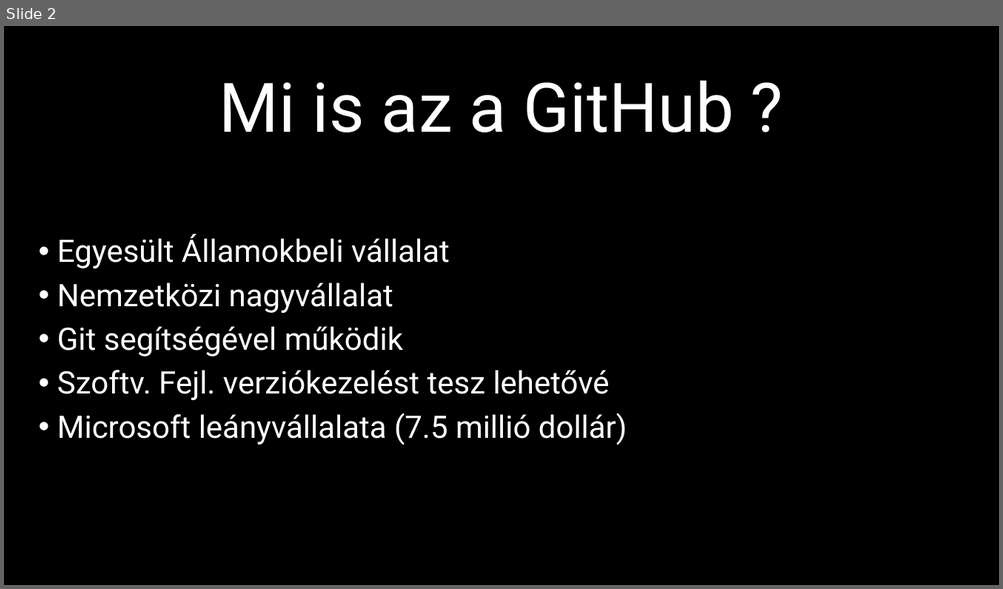
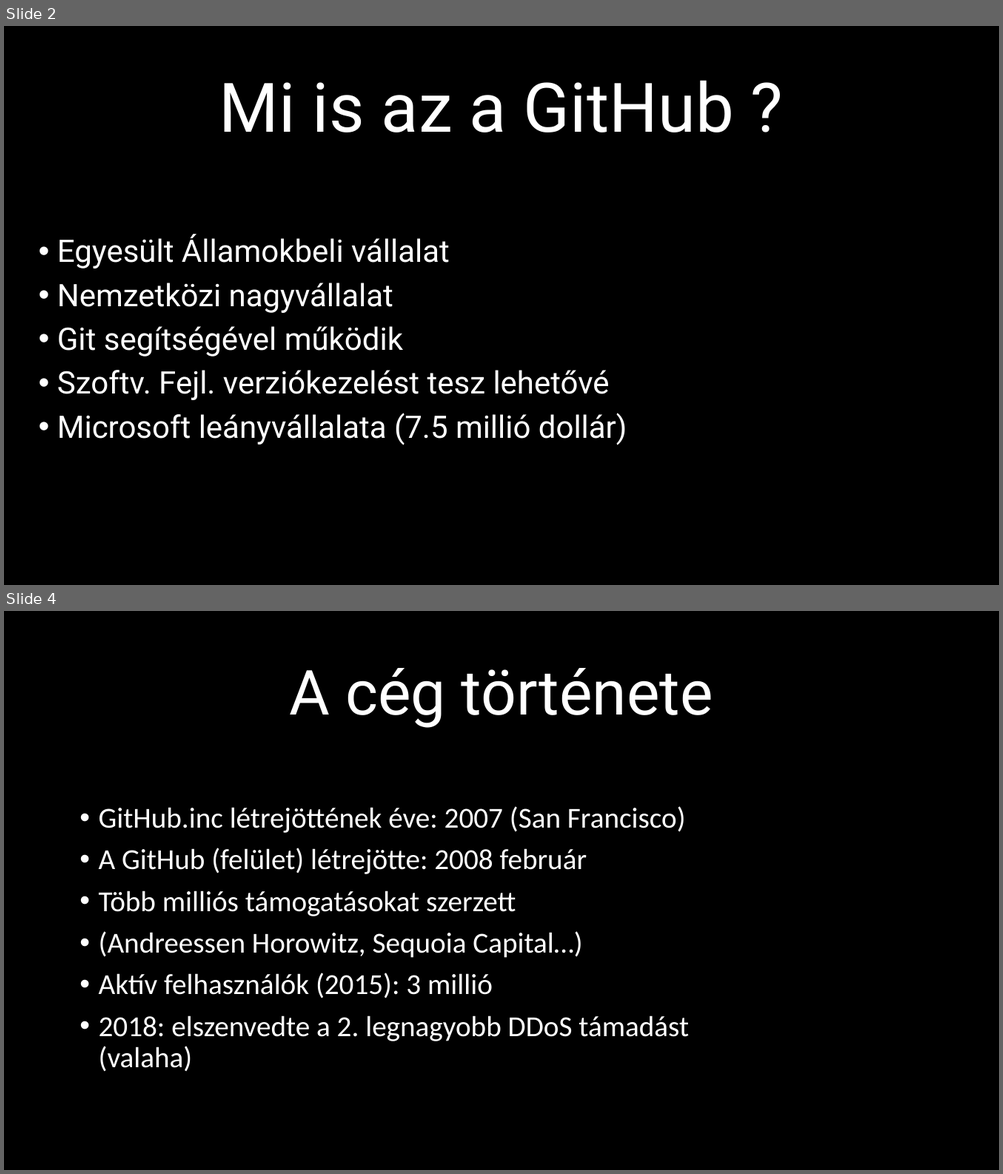
Before and after one commit to Zalan12/IKT-ppt, a slide deck: A GitHub.pptx. Shown one above the other, each under a label of ours: slide 2 before the commit, slides 2 and 4 after it; the slides between them are not shown. The pictures are 1003x589 and 1003x1174 pixels, drawn with LibreOffice and Linux fonts; fonts in the diff are those of the drawing. Boxes give left, top, right and bottom in pixels: in the first picture for what was removed or moved away, otherwise in the second. Text is boxed around its words. In the diff, an @@ line names an element or a change of style, - is before the commit and + after.

```diff
--- a/A GitHub.pptx
+++ b/A GitHub.pptx
@@ slide 4 added at (4,611,999,1170), background #000000 @@
@@ title added at (290,668,713,728), 60 pt, text #FFFFFF @@
+A cég története
@@ text added at (99,806,688,1072), 28 pt, text #FFFFFF @@
+• GitHub.inc létrejöttének éve: 2007 (San Francisco)
+• A GitHub (felület) létrejötte: 2008 február
+• Több milliós támogatásokat szerzett
+• (Andreessen Horowitz, Sequoia Capital…)
+• Aktív felhasználók (2015): 3 millió
+• 2018: elszenvedte a 2. legnagyobb DDoS támadást (valaha)
```
Also in this commit, not shown: 1 slide changed, 4 other slides added.
